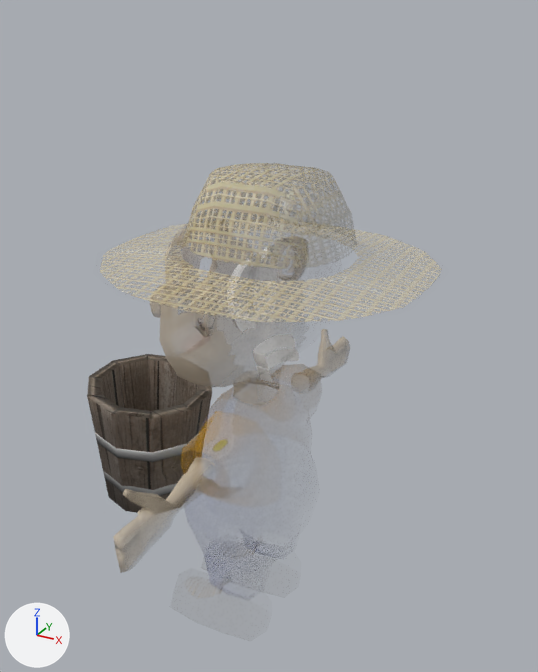
Renders of the FBX model Assets/Meshs/coletor_unity.fbx from each side of a commit.
Camera for both pictures: a camera (50 mm lens) standing at (3.43, -5.74, 2.1) and looking at (0.17, 0.2, -0.87). Arrows for +X, +Y and +Z are at lower left; the lights stay in place. Where no turn or scale is listed for an object, it has been applied to the vertices.

Names of what the first picture shows: 'Basket', 'Character', 'Eyes', 'Hat', 'TeethBottom', 'TeethTop'.
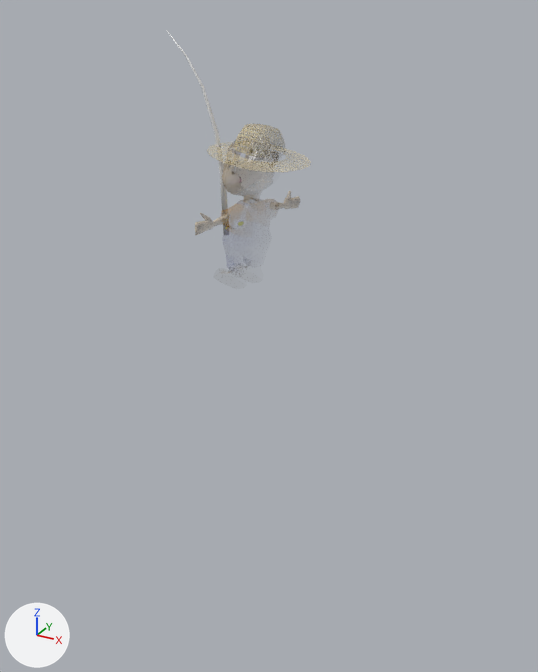
Changed parts and their boxes [x1, y1, x2, y2] in the pictures (538 x 672 px):
'Hat', moved, turned, rescaled: before [100, 163, 441, 322]; after [207, 124, 311, 172]
'Character', moved, turned, rescaled: before [113, 221, 349, 573]; after [195, 142, 300, 235]
'Basket', deleted: before [87, 354, 212, 513]
'Eyes', moved, turned, rescaled: before [227, 245, 279, 333]; after [249, 136, 270, 164]
'TeethTop', moved, turned, rescaled: before [253, 334, 295, 369]; after [253, 150, 269, 160]
'Fishing Rod', added: after [166, 30, 230, 235]
'TeethBottom', moved, turned, rescaled: before [257, 348, 299, 383]; after [248, 153, 264, 163]

Edits to the bpy script that builds the scene:
```text
Add me_cylinder_001:
    me_cylinder_001.from_pydata(...)  # 48 vertices, 42 faces; spans x -0.45..0.05, y -0.18..0.09, z -0.3..1.49
Change ob_eyes:
    ob_eyes.location: (0.25, -0.17, -0.32) -> (0.19, -0.04, 0.97)
    ob_eyes.rotation_euler: (0.0, -0.0807, 3.142) -> (0.0, 0.0426, 2.892)  # degrees (0, -4.6, 180) -> degrees (0, 2.4, 166)
    ob_eyes.scale: (1.0, 1.0, 1.0) -> (0.3, 0.3, 0.3)
Remove ob_basket:
    ob_basket = bpy.data.objects.new('Basket', me_cylinder)
    ob_basket.location = (-1.24, -0.01, -2.33)
Change ob_hat:
    ob_hat.location: (0.25, 0.01, 0.05) -> (0.19, -0.03, 0.95)
    ob_hat.rotation_euler: (0.0, -0.00578, 3.142) -> (0.0, -0.135, 2.892)  # degrees (0, -0.3, 180) -> degrees (0, -7.7, 166)
    ob_hat.scale: (1.0, 1.0, 1.0) -> (0.3, 0.3, 0.3)
Change ob_teethtop:
    ob_teethtop.location: (0.25, 0.0, -1.0) -> (0.19, -0.04, 0.96)
    ob_teethtop.rotation_euler: (-3.142, 1.48, 0.0) -> (0.0, 0.00876, 2.892)  # degrees (-180, 85, 0) -> degrees (0, 0.5, 166)
    ob_teethtop.scale: (1.0, 1.0, 1.0) -> (0.3, 0.3, 0.3)
Change ob_character:
    ob_character.location: (0.0, 0.0, 0.0) -> (0.12, -0.02, 0.94)
    ob_character.rotation_euler: (0.0, 0.0, 3.142) -> (0.0, -0.129, 2.892)  # degrees (0, 0, 180) -> degrees (0, -7.4, 166)
    ob_character.scale: (1.0, 1.0, 1.0) -> (0.3, 0.3, 0.3)
Change ob_teethbottom:
    ob_teethbottom.location: (0.25, 0.0, -1.01) -> (0.19, -0.03, 0.93)
    ob_teethbottom.rotation_euler: (-3.142, 1.459, 0.0) -> (0.0, -0.303, 2.892)  # degrees (-180, 84, 0) -> degrees (0, -17, 166)
    ob_teethbottom.scale: (1.0, 1.0, 1.0) -> (0.3, 0.3, 0.3)
Add ob_fishing_rod:
    ob_fishing_rod = bpy.data.objects.new('Fishing Rod', me_cylinder_001)
    ob_fishing_rod.location = (-0.22, 0.04, 0.44)
```
